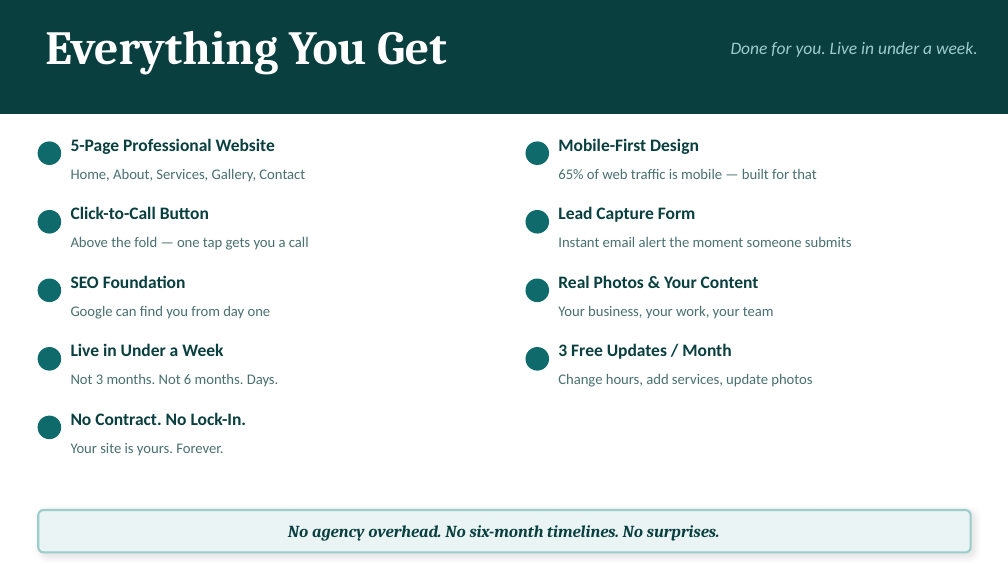
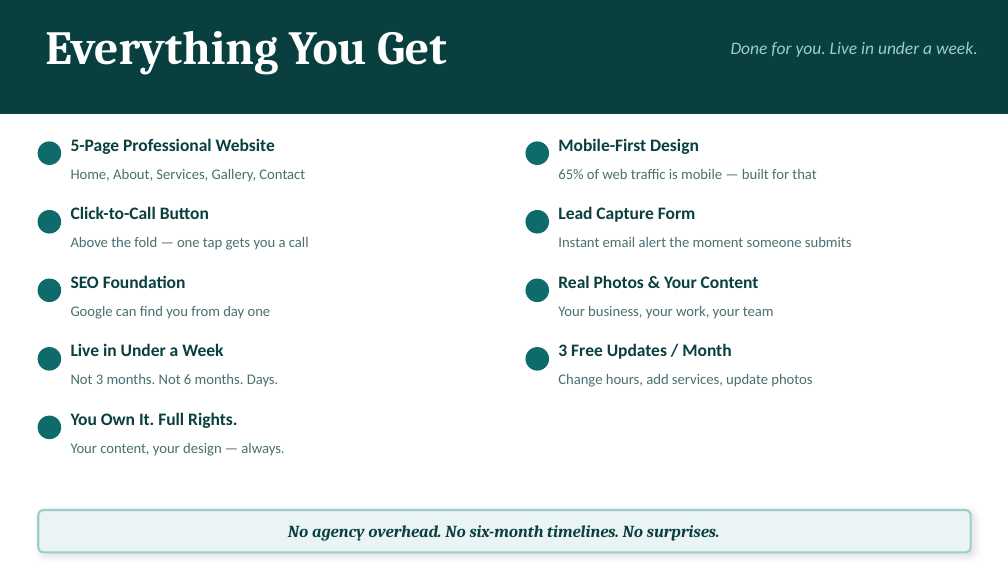
Before and after one commit to SpidermanLMO/torrolink, a slide deck: slide 6 of ptorro-digital/sales/ptorro-digital-pitch.pptx. Drawn at 1008x567 pixels with LibreOffice and Linux fonts; fonts in the diff are those of the drawing. Boxes give left, top, right and bottom in pixels: in the first picture for what was removed or moved away, otherwise in the second. Text is boxed around its words. In the diff, an @@ line names an element or a change of style, - is before the commit and + after.

```diff
--- a/ptorro-digital/sales/ptorro-digital-pitch.pptx
+++ b/ptorro-digital/sales/ptorro-digital-pitch.pptx
@@ text at [71, 412, 237, 428]: text changed @@
-No Contract. No Lock-In.
+You Own It. Full Rights.
@@ text at [71, 443, 284, 456]: text changed @@
-Your site is yours. Forever.
+Your content, your design — always.
```
Also in this commit, not shown: 26 other files.
